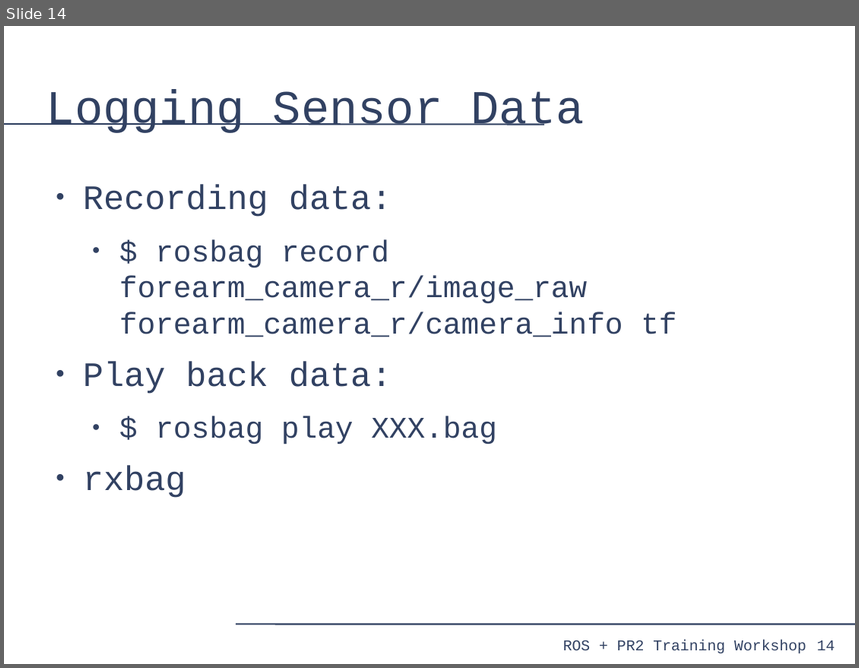
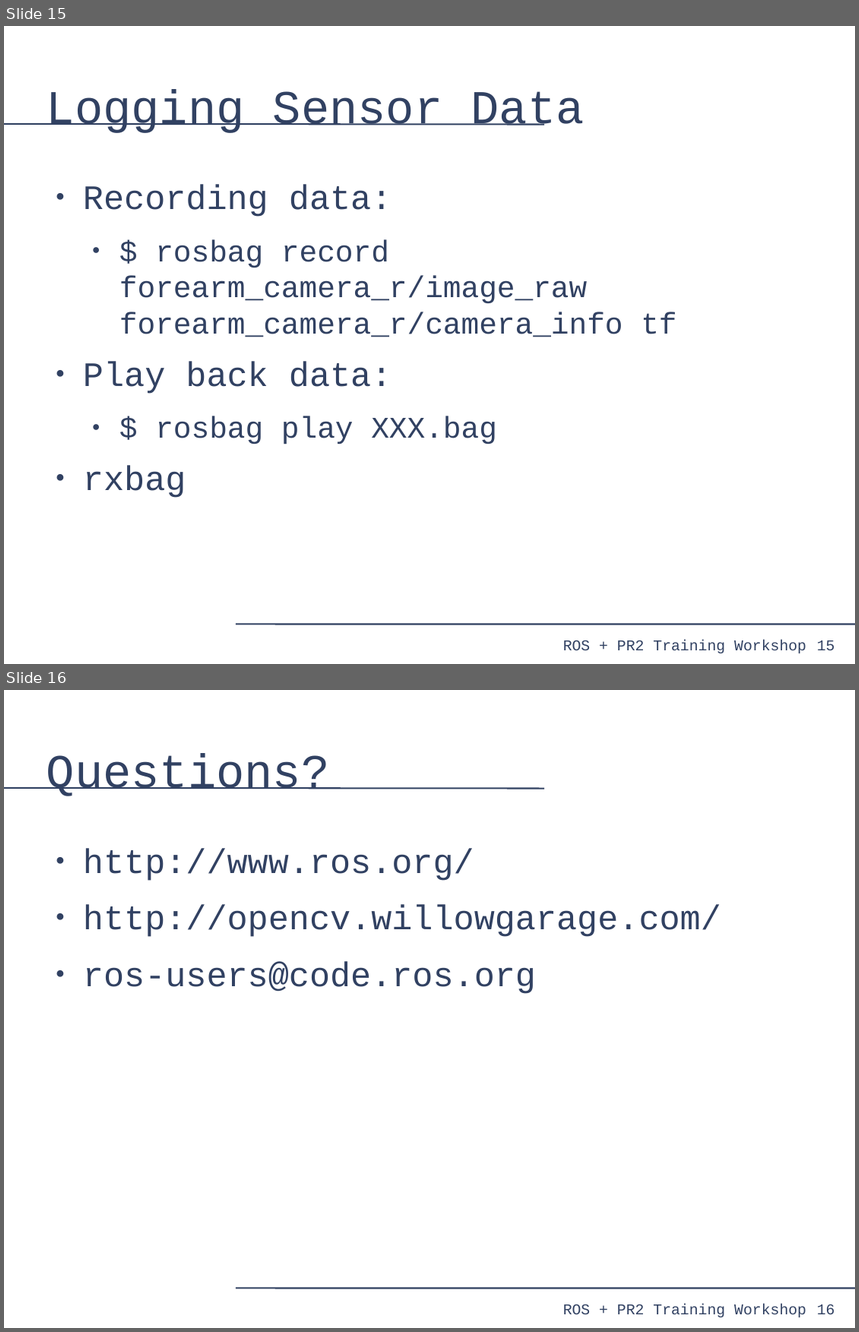
Before and after one commit to PR2/pr2_docs, a slide deck: pr2_training_workshop/processing_camera_data/slides.odp. Shown one above the other, each under a label of ours: slide 14 before the commit, slides 15 and 16 after it. The pictures are 859x668 and 859x1332 pixels, drawn with LibreOffice and Linux fonts; fonts in the diff are those of the drawing. Boxes give left, top, right and bottom in pixels: in the first picture for what was removed or moved away, otherwise in the second. Text is boxed around its words. In the diff, an @@ line names an element or a change of style, - is before the commit and + after.

```diff
--- a/pr2_training_workshop/processing_camera_data/slides.odp
+++ b/pr2_training_workshop/processing_camera_data/slides.odp
@@ slide 16 added at bbox=[4, 690, 855, 1328], background #FFFFFF; not listed: 4 template elements that a slide beside it also shows @@
@@ title added at bbox=[47, 754, 329, 796], 44 pt, text #314162 @@
+Questions?
@@ text added at bbox=[83, 849, 721, 994], 32 pt, text #314162 @@
+● http://www.ros.org/
+● http://opencv.willowgarage.com/
+● ros-users@code.ros.org
@@ what was slide 14 is now slide 15 @@
@@ page number at bbox=[817, 641, 835, 651]: text changed @@
-14
+15
```
Also in this commit, not shown: 2 slides changed, 1 other slide added, 1 slide removed.
